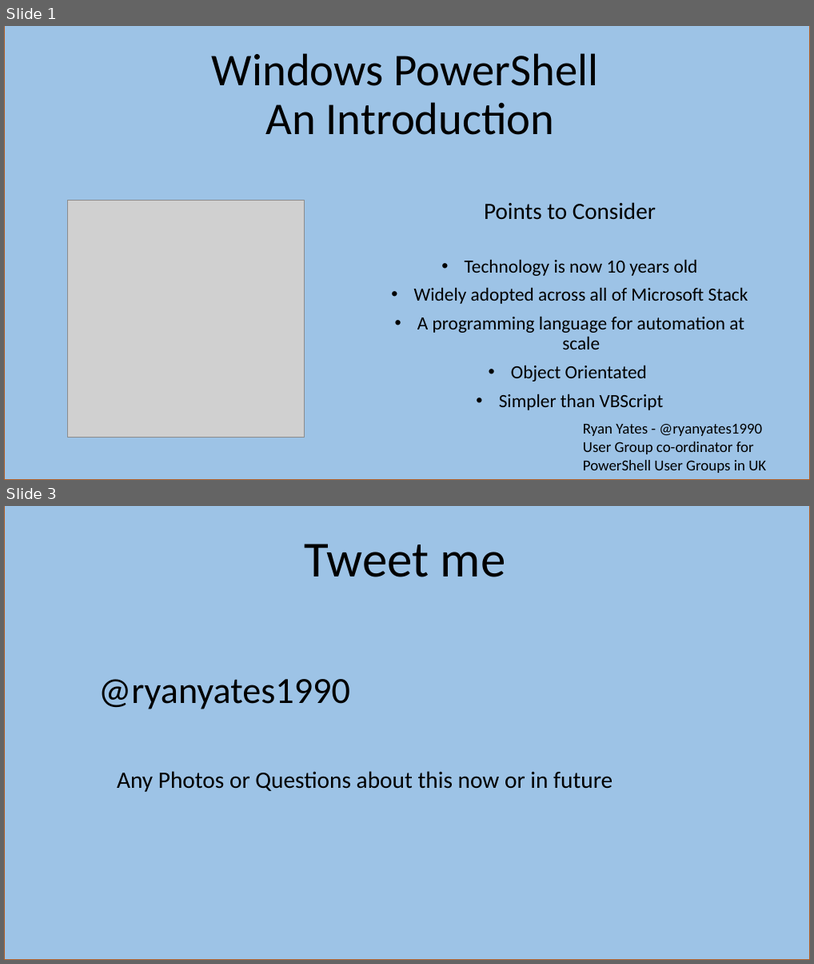
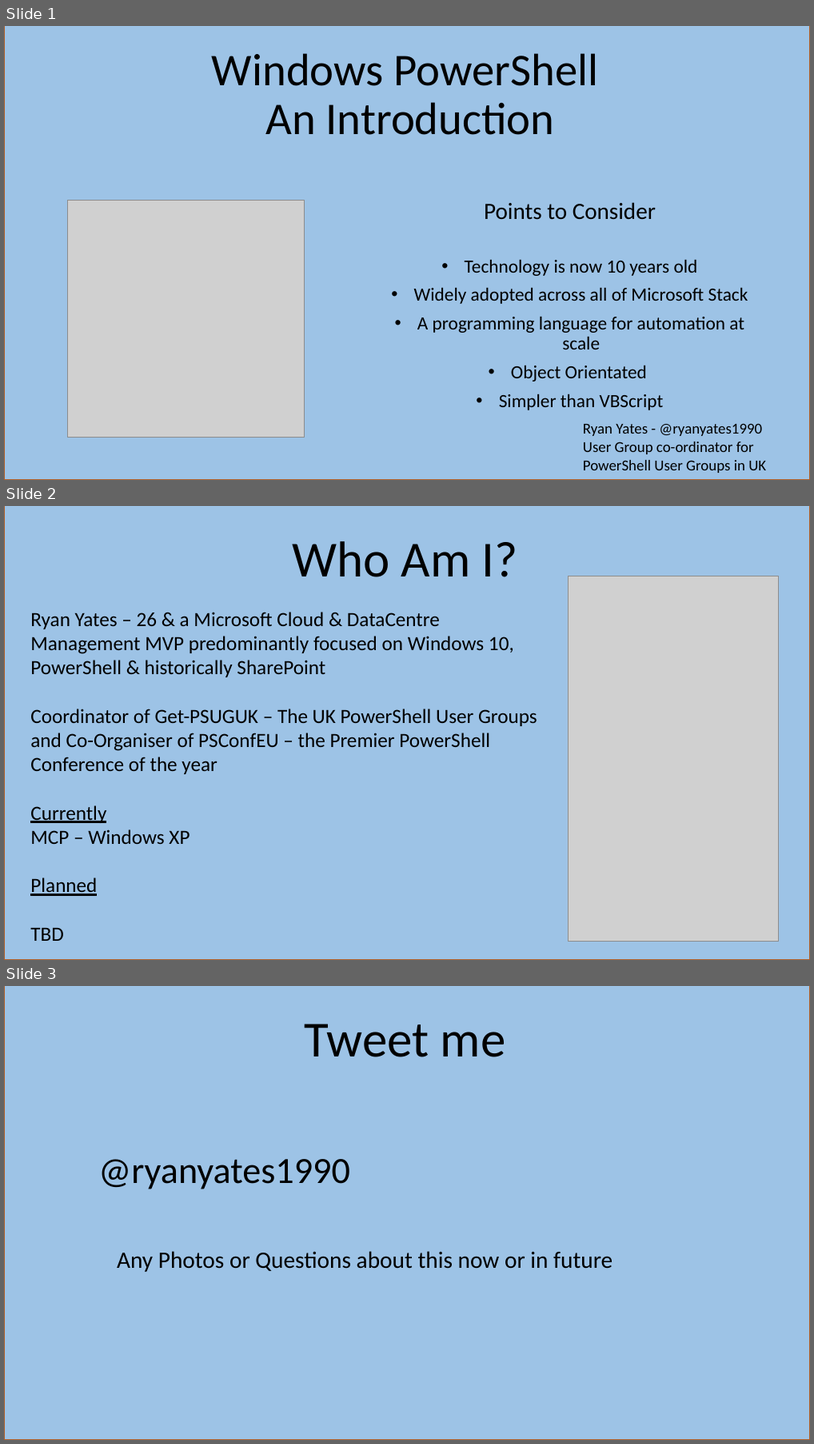
Before and after one commit to kilasuit/Presentations, a slide deck: Intro to Powershell - The history/Intro to PowerShell.pptx. Shown one above the other, each under a label of ours: slides 1 and 3 before the commit, slides 1, 2 and 3 after it; the slides between them are not shown. The pictures are 814x964 and 814x1444 pixels, drawn with LibreOffice and Linux fonts; fonts in the diff are those of the drawing; grey boxes stand for pictures. Boxes give left, top, right and bottom in pixels: in the first picture for what was removed or moved away, otherwise in the second. Text is boxed around its words. In the diff, an @@ line names an element or a change of style, - is before the commit and + after.

```diff
--- a/Intro to Powershell - The history/Intro to PowerShell.pptx
+++ b/Intro to Powershell - The history/Intro to PowerShell.pptx
@@ slide 2 added at (4,506,810,960), background #FFFFFF @@
@@ rectangle added at (4,506,810,960), fill #9DC3E6, outline #AF5C24 1 pt @@
@@ title added at (292,541,518,577), 60 pt, text #000000 @@
+Who Am I?
@@ picture added at (569,576,779,941) @@
@@ text added at (30,612,538,940), 24 pt, text #000000 @@
+Ryan Yates – 26 & a Microsoft Cloud & DataCentre Management MVP predominantly focused on Windows 10, PowerShell & historically SharePoint
+Coordinator of Get-PSUGUK – The UK PowerShell User Groups and Co-Organiser of PSConfEU – the Premier PowerShell Conference of the year
+Currently
+MCP – Windows XP
+Planned
+TBD
```
Also in this commit, not shown: 1 slide removed, 2 other files.
